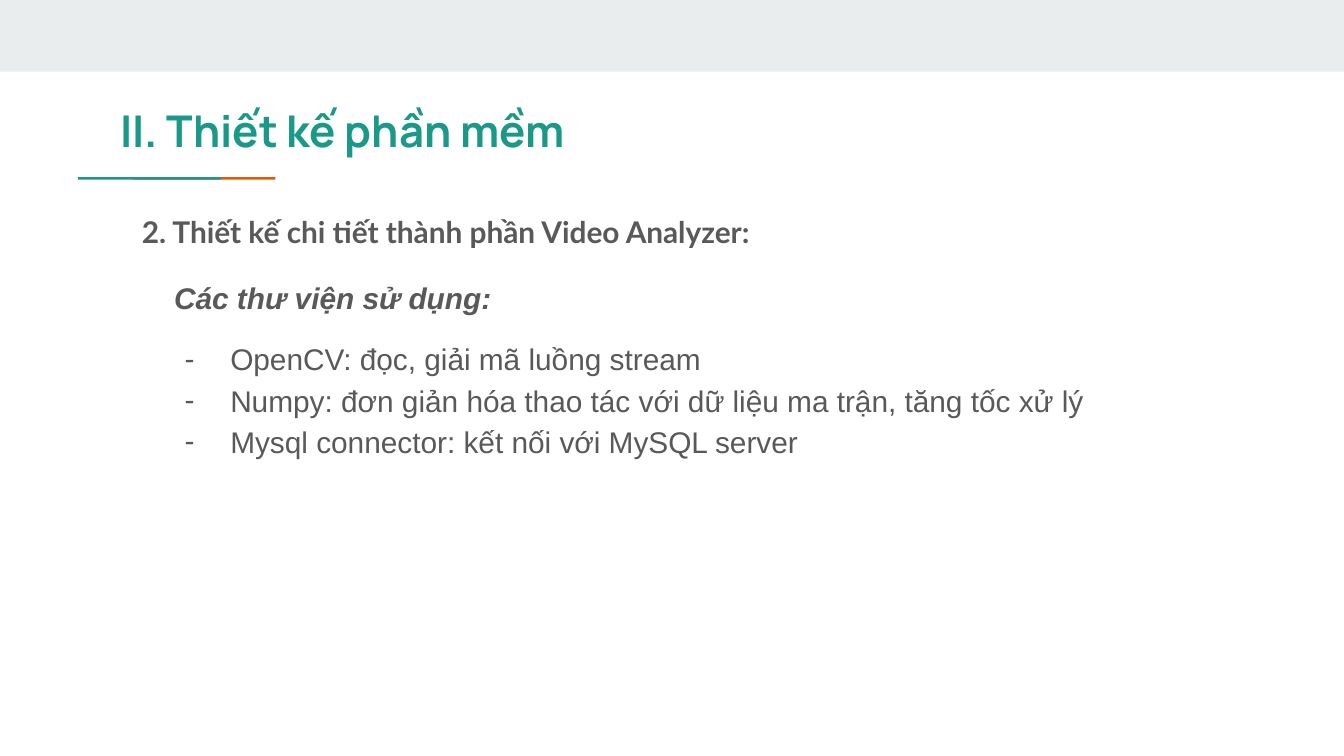
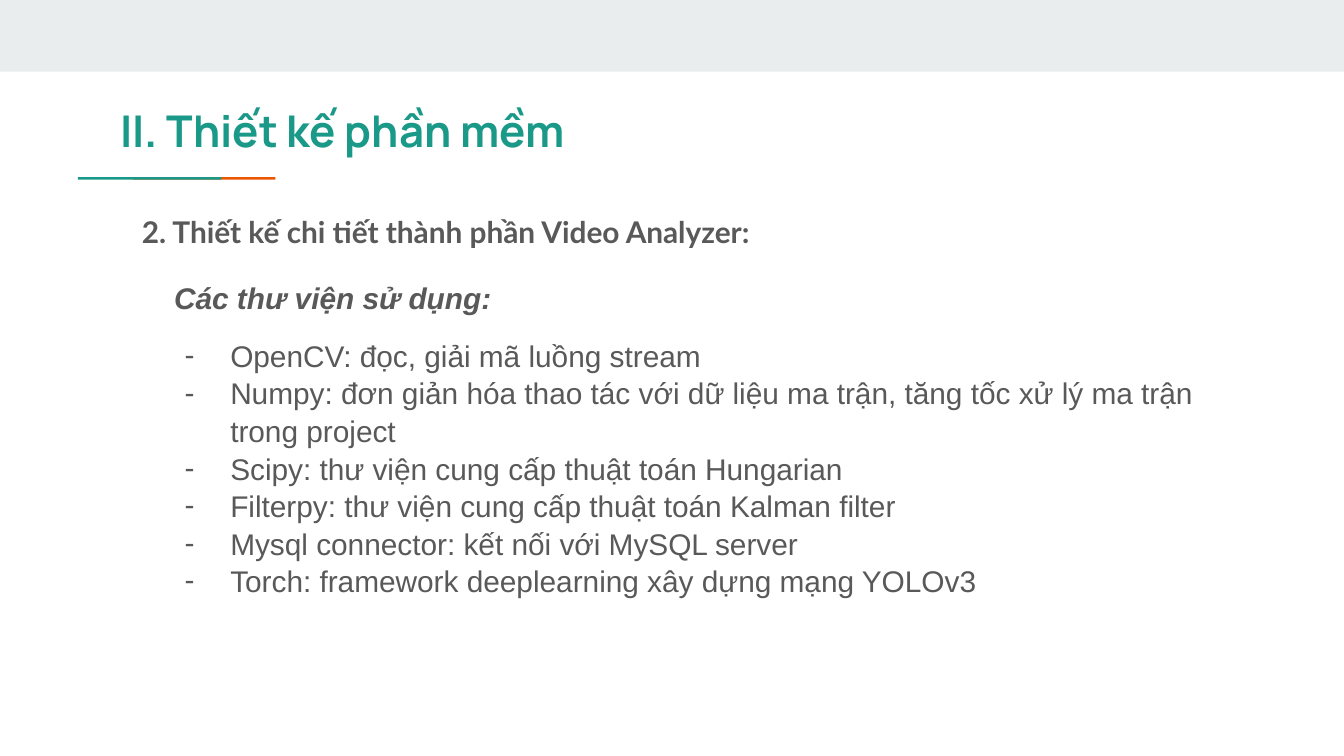
Before and after one commit to hungvm2/retail_store_analytics, a slide deck: slide 4 of Presentation slide.pptx (slide 5 before the commit). Drawn at 1344x756 pixels with LibreOffice and Linux fonts; fonts in the diff are those of the drawing. Boxes give left, top, right and bottom in pixels: in the first picture for what was removed or moved away, otherwise in the second. Text is boxed around its words. In the diff, an @@ line names an element or a change of style, - is before the commit and + after.

```diff
--- a/Presentation slide.pptx
+++ b/Presentation slide.pptx
@@ text at bbox=[230, 344, 798, 560]: line spacing 1.15 to 1.05 @@
@@ text at bbox=[230, 381, 1192, 523]: text changed @@
-– Numpy: đơn giản hóa thao tác với dữ liệu ma trận, tăng tốc xử lý
+– Numpy: đơn giản hóa thao tác với dữ liệu ma trận, tăng tốc xử lý ma trận trong project
+– Scipy: thư viện cung cấp thuật toán Hungarian
+– Filterpy: thư viện cung cấp thuật toán Kalman filter
@@ text at bbox=[230, 570, 976, 598]: paragraph added @@
+– Torch: framework deeplearning xây dựng mạng YOLOv3
```
Also in this commit, not shown: 4 other slides changed, 15 slides added, 2 slides removed, 16 other files.
